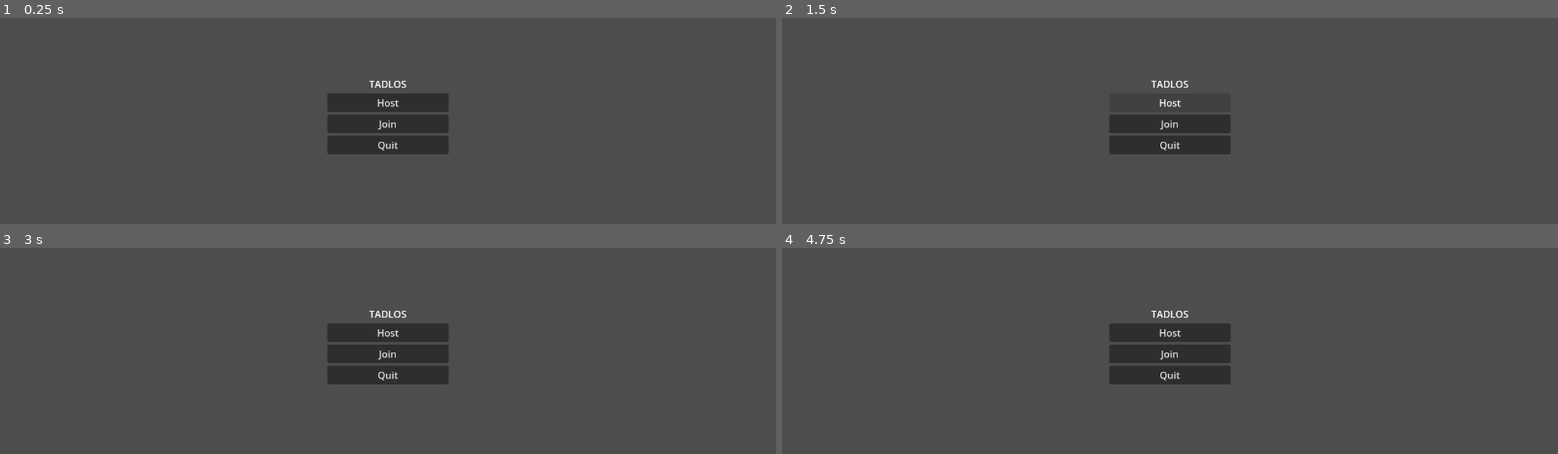
Above: before the commit, frames 1-4 (two rows, left to right).
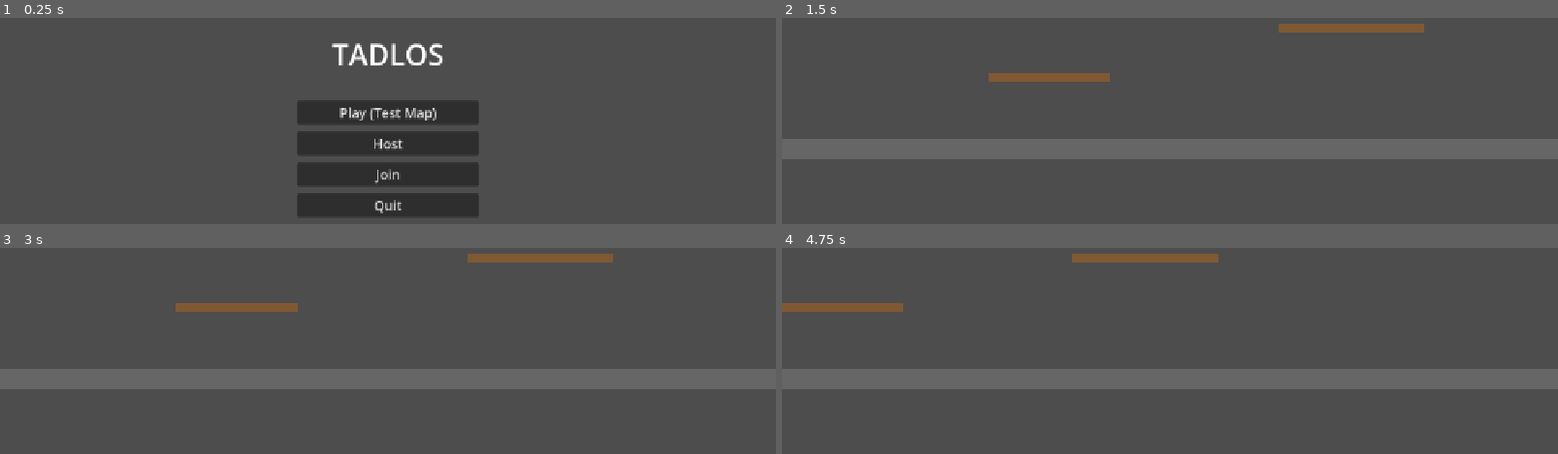
Above: after the commit, the same moments.

Repository: kfiggins/tadlos
Game: Godot game, scene res://scenes/Main.tscn
The game is run twice, just before and just after one commit, with the same random seed, the same clock (stepped at 60 frames per second) and the same inputs.
Inputs (mouse positions are in pixels of both pictures, inside the frame that each line leads up to):
- Up to frame 1 (0.25 s): no input
- Up to frame 2 (1.5 s): click (1170, 112) at 0.5 s, where only the run after the commit has a clickable "Play (Test Map)"; click (1170, 102) at 1.25 s, where only the run before the commit has a clickable "Host"
- Up to frame 3 (3 s): click (388, 353) at 2 s, where only the run before the commit has a clickable "Join"; move the mouse to (558, 334) at 2.77 s; hold D (move_right) from 2.78 s (still down); tap Ctrl (dive) at 2.85 s
- Up to frame 4 (4.75 s): move the mouse to (1014, 377) at 3.52 s; tap Shift (jetpack) at 3.6 s; move the mouse to (1247, 260) at 4.27 s; release D (move_right) at 4.28 s; hold A (move_left) from 4.28 s (still down); tap Ctrl (dive) at 4.35 s

The runs differ from the first frame. In frame 1, 9.4% of the frame differs, in the area x 38-62%, y 12-97%; in frame 2, 13%; in frame 3, 14%, in the area x 0-100%, y 2-69%; in frame 4, 14%.

Commit message:
Fix main menu scaling and add Play button for test map
Enable canvas_items stretch mode so UI scales to window size,
increase font sizes for readability, and add a Play button that
launches MovementTestMap directly from the menu.

Co-Authored-By: Claude Opus 4.6 <noreply@anthropic.com>

Diff:
--- a/project.godot
+++ b/project.godot
@@ -1,14 +1,22 @@
 ; Engine configuration file.
 ; It's best edited using the editor UI and not directly,
-; but it can also be edited via text if you know what you're doing.
+; since the parameters that go here are not all obvious.
+;
+; Format:
+;   [section] ; section goes between []
+;   param=value ; assign values to parameters
 
 config_version=5
+
+[animation]
+
+compatibility/default_parent_skeleton_in_mesh_instance_3d=true
 
 [application]
 
 config/name="Tadlos"
 run/main_scene="res://scenes/Main.tscn"
-config/features=PackedStringArray("4.4", "GL Compatibility")
+config/features=PackedStringArray("4.6", "GL Compatibility")
 
 [autoload]
 
@@ -19,6 +27,8 @@
 
 window/size/viewport_width=1280
 window/size/viewport_height=720
+window/stretch/mode="canvas_items"
+window/stretch/aspect="expand"
 
 [input]
 
--- a/scenes/Main.tscn
+++ b/scenes/Main.tscn
@@ -18,29 +18,44 @@
 anchor_top = 0.5
 anchor_right = 0.5
 anchor_bottom = 0.5
-offset_left = -100.0
-offset_top = -80.0
-offset_right = 100.0
-offset_bottom = 80.0
+offset_left = -150.0
+offset_top = -140.0
+offset_right = 150.0
+offset_bottom = 140.0
 grow_horizontal = 2
 grow_vertical = 2
+theme_override_constants/separation = 12
 
 [node name="Title" type="Label" parent="VBoxContainer"]
 layout_mode = 2
+theme_override_font_sizes/font_size = 48
 text = "TADLOS"
 horizontal_alignment = 1
+
+[node name="Spacer" type="Control" parent="VBoxContainer"]
+layout_mode = 2
+custom_minimum_size = Vector2(0, 20)
+
+[node name="PlayButton" type="Button" parent="VBoxContainer"]
+unique_name_in_owner = true
+layout_mode = 2
+theme_override_font_sizes/font_size = 22
+text = "Play (Test Map)"
 
 [node name="HostButton" type="Button" parent="VBoxContainer"]
 unique_name_in_owner = true
 layout_mode = 2
+theme_override_font_sizes/font_size = 22
 text = "Host"
 
 [node name="JoinButton" type="Button" parent="VBoxContainer"]
 unique_name_in_owner = true
 layout_mode = 2
+theme_override_font_sizes/font_size = 22
 text = "Join"
 
 [node name="QuitButton" type="Button" parent="VBoxContainer"]
 unique_name_in_owner = true
 layout_mode = 2
+theme_override_font_sizes/font_size = 22
 text = "Quit"
--- a/scripts/Main.gd
+++ b/scripts/Main.gd
@@ -2,9 +2,14 @@
 
 
 func _ready() -> void:
+	%PlayButton.pressed.connect(_on_play_pressed)
 	%HostButton.pressed.connect(_on_host_pressed)
 	%JoinButton.pressed.connect(_on_join_pressed)
 	%QuitButton.pressed.connect(_on_quit_pressed)
+
+
+func _on_play_pressed() -> void:
+	get_tree().change_scene_to_file("res://scenes/MovementTestMap.tscn")
 
 
 func _on_host_pressed() -> void:
